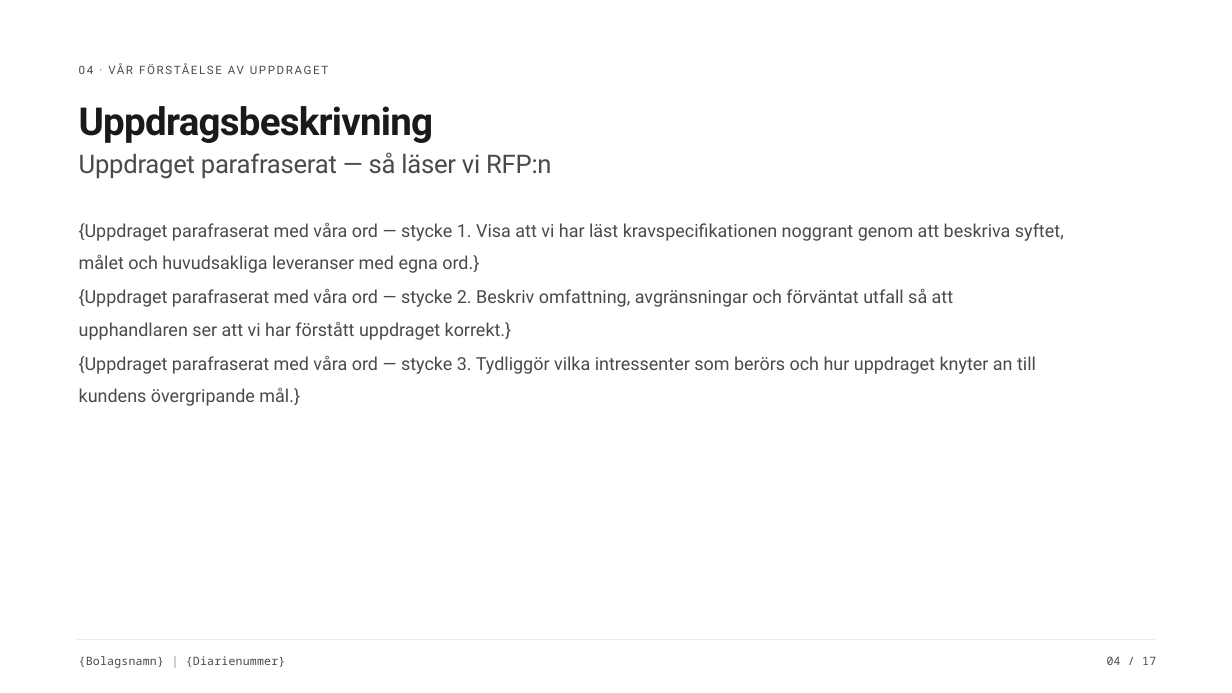
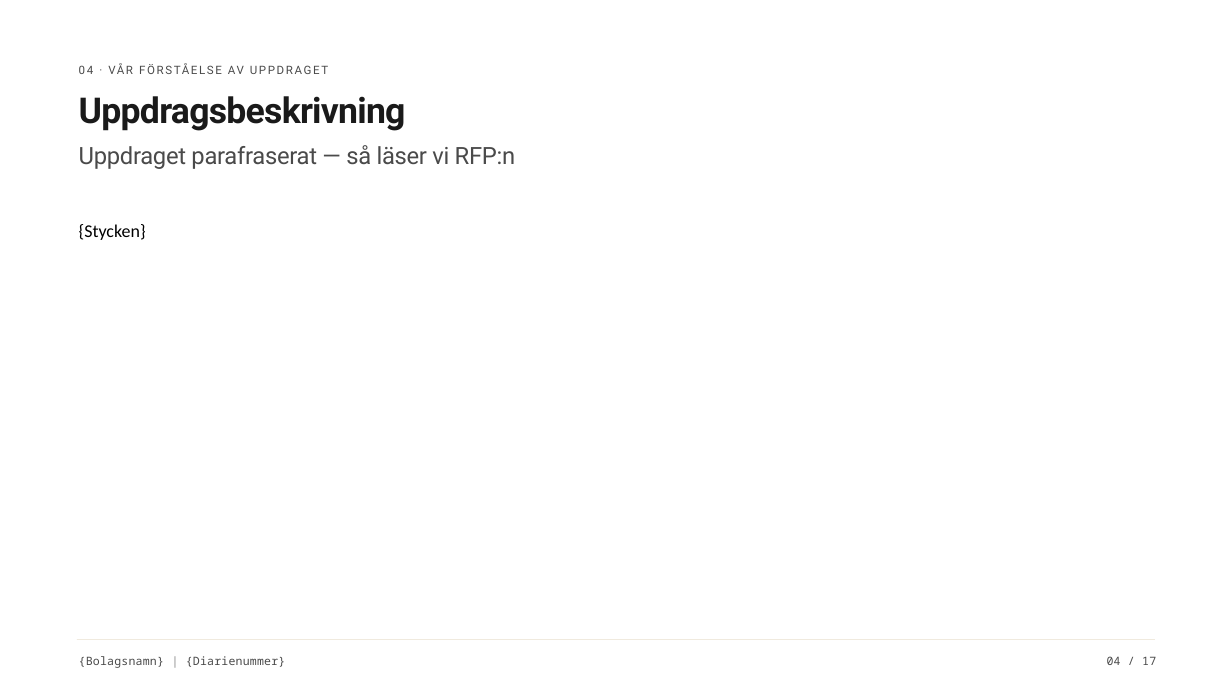
Before and after one commit to DaVincisfather/bidsmith, a slide deck: slide 4 of templates/anbudsmall-v2.pptx. Drawn at 1232x693 pixels with LibreOffice and Linux fonts; fonts in the diff are those of the drawing. Boxes give left, top, right and bottom in pixels: in the first picture for what was removed or moved away, otherwise in the second. Text is boxed around its words. In the diff, an @@ line names an element or a change of style, - is before the commit and + after.

```diff
--- a/templates/anbudsmall-v2.pptx
+++ b/templates/anbudsmall-v2.pptx
@@ text "Uppdragsbeskrivning" at (79, 96, 406, 131): size 45 to 41.6 pt; line spacing 1.05 to 0.85 @@
@@ text "Uppdraget parafraserat — så läser ..." at (79, 145, 516, 169): size 30 to 27.8 pt; line spacing 1.15 to 0.95 @@
@@ text removed at (79, 223, 1064, 273) @@
-{Uppdraget parafraserat med våra ord — stycke 1. Visa att vi har läst kravspecifikationen noggrant genom att beskriva syftet, målet och huvudsakliga leveranser med egna ord.}
@@ text added at (79, 224, 146, 240), 21 pt, text #000000 @@
+{Stycken}
@@ text removed at (79, 288, 954, 340) @@
-{Uppdraget parafraserat med våra ord — stycke 2. Beskriv omfattning, avgränsningar och förväntat utfall så att upphandlaren ser att vi har förstått uppdraget korrekt.}
@@ text removed at (79, 356, 1036, 406) @@
-{Uppdraget parafraserat med våra ord — stycke 3. Tydliggör vilka intressenter som berörs och hur uppdraget knyter an till kundens övergripande mål.}
```
Also in this commit, not shown: 16 other slides changed, 5 other files.
